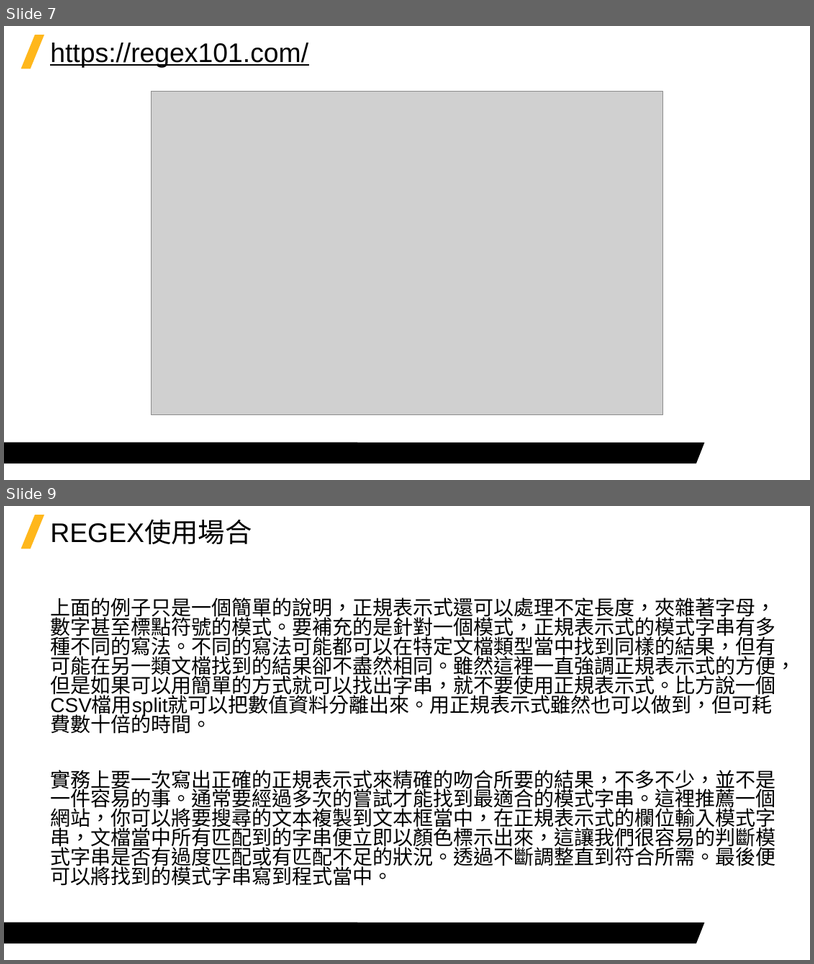
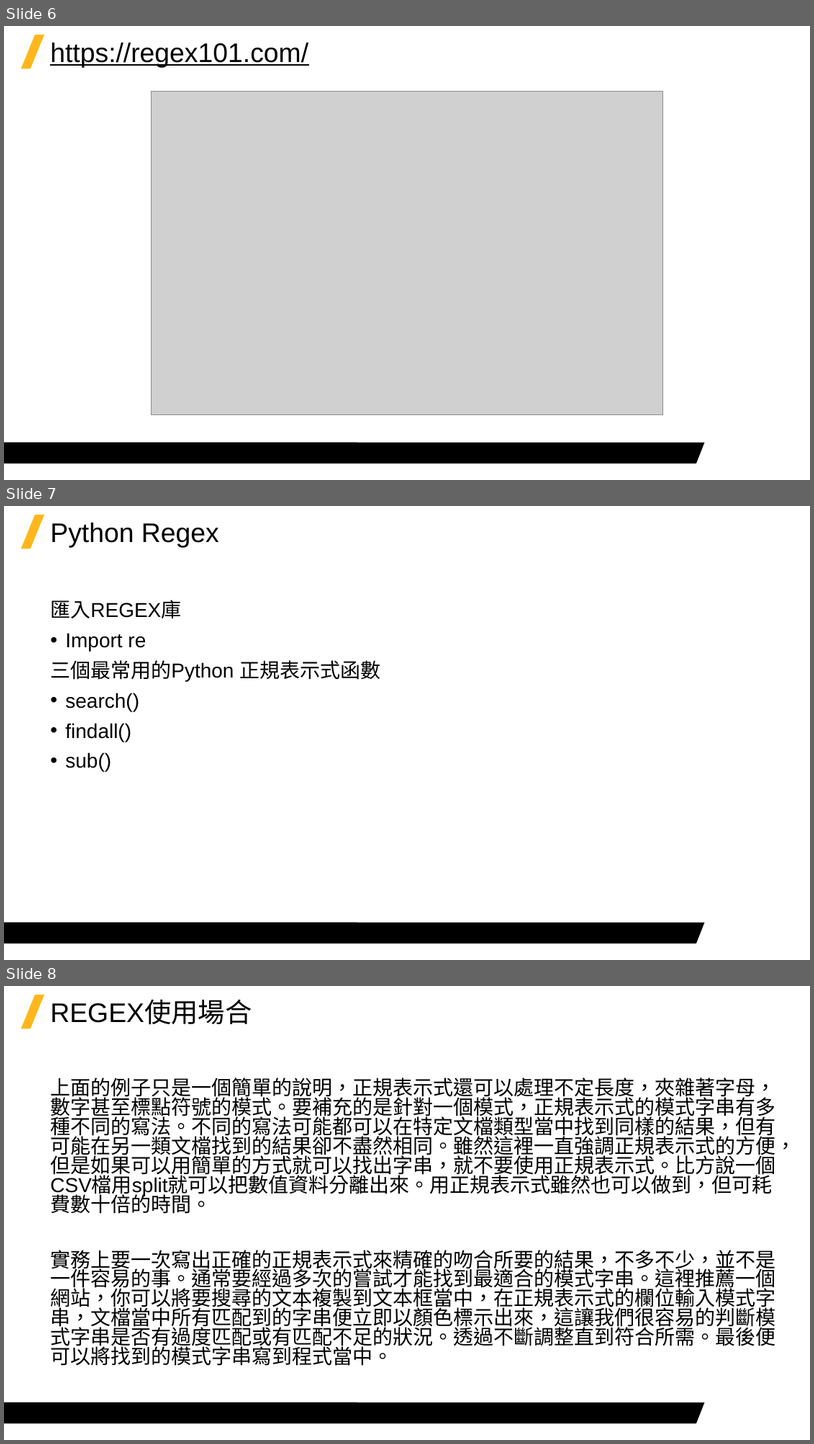
Before and after one commit to Jerrick-cheng/AEDT-Automation-Camp, a slide deck: 上課教材/Week6.pptx. Shown one above the other, each under a label of ours: slides 7 and 9 before the commit, slides 6, 7 and 8 after it; the slides between them are not shown. The pictures are 814x964 and 814x1444 pixels, drawn with LibreOffice and Linux fonts; fonts in the diff are those of the drawing; grey boxes stand for pictures; background and template pictures are left out. Boxes give left, top, right and bottom in pixels: in the first picture for what was removed or moved away, otherwise in the second. Text is boxed around its words. In the diff, an @@ line names an element or a change of style, - is before the commit and + after.

```diff
--- a/上課教材/Week6.pptx
+++ b/上課教材/Week6.pptx
@@ slide 7 added at [4, 506, 810, 960], background #FFFFFF; not listed: 2 template elements that a slide beside it also shows @@
@@ title added at [50, 523, 219, 547], 32 pt, text #000000 @@
+Python Regex
@@ text added at [50, 600, 381, 772], 24 pt, text #000000 @@
+匯入REGEX庫
+• Import re
+三個最常用的Python 正規表示式函數
+• search()
+• findall()
+• sub()
@@ what was slide 7 is now slide 6 @@
@@ what was slide 9 is now slide 8 @@
```
Also in this commit, not shown: 1 slide changed, 1 other slide added, 1 slide removed, 1 other file.
